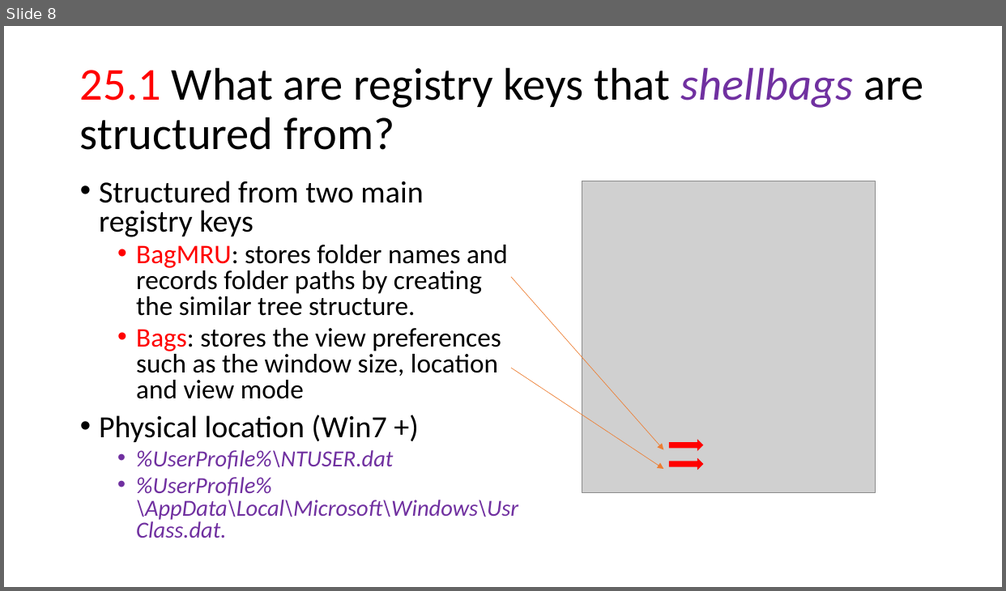
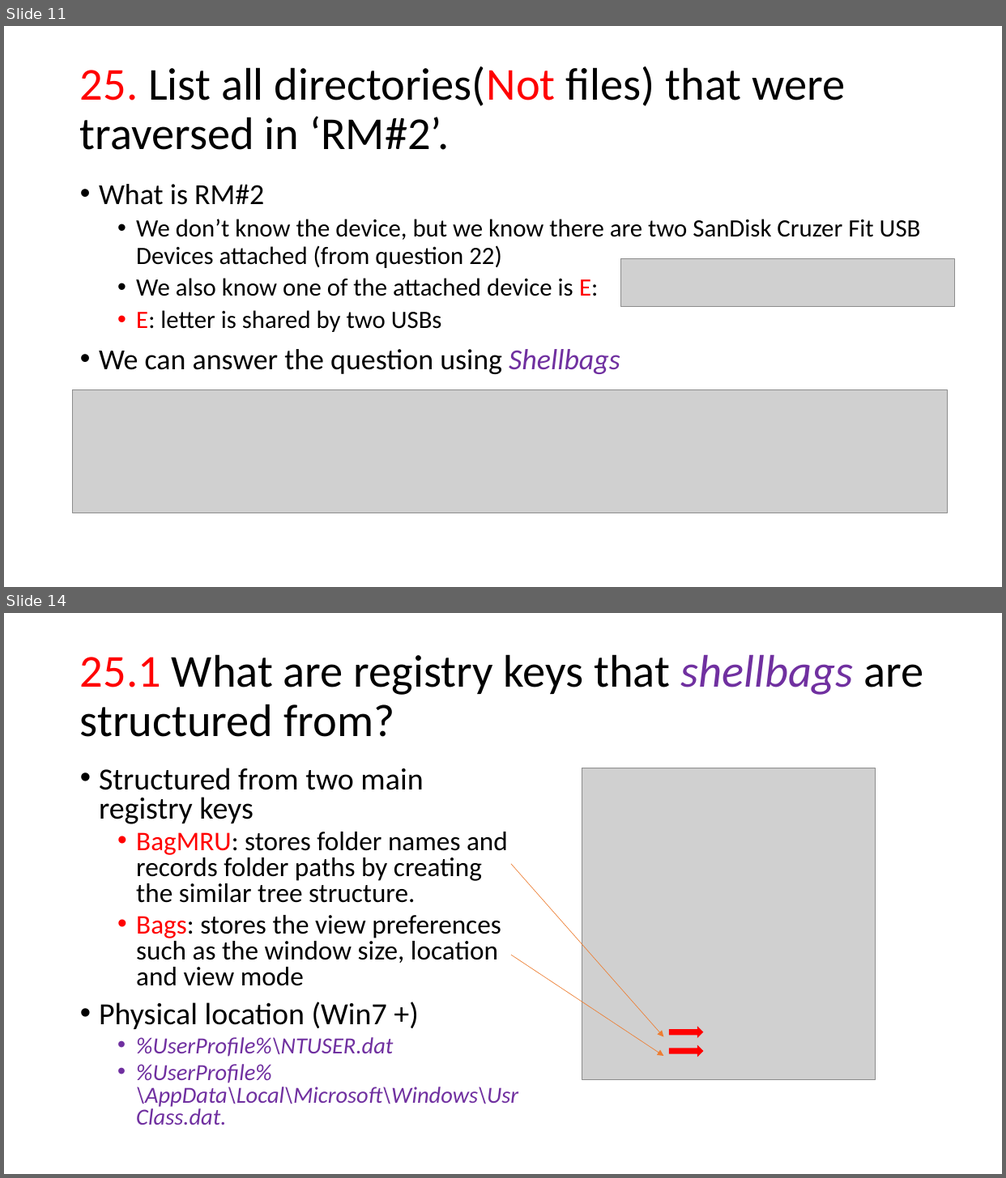
Before and after one commit to frankwxu/digital-forensics-lab, a slide deck: NIST_Data_Leakage_Case/NIST_Data_Leakage_06_Network_Shellbag_Jumplist.pptx. Shown one above the other, each under a label of ours: slide 8 before the commit, slides 11 and 14 after it; the slides between them are not shown. The pictures are 1006x591 and 1006x1178 pixels, drawn with LibreOffice and Linux fonts; fonts in the diff are those of the drawing; grey boxes stand for pictures; background and template pictures are left out. Boxes give left, top, right and bottom in pixels: in the first picture for what was removed or moved away, otherwise in the second. Text is boxed around its words. In the diff, an @@ line names an element or a change of style, - is before the commit and + after.

```diff
--- a/NIST_Data_Leakage_Case/NIST_Data_Leakage_06_Network_Shellbag_Jumplist.pptx
+++ b/NIST_Data_Leakage_Case/NIST_Data_Leakage_06_Network_Shellbag_Jumplist.pptx
@@ slide 11 added at [4, 26, 1002, 587], background #FFFFFF @@
@@ title added at [80, 66, 845, 150], 44 pt, text #000000 @@
+25. List all directories(Not files) that were traversed in ‘RM#2’.
@@ text added at [99, 184, 921, 374], 24 pt, text #000000 @@
+• What is RM#2
+  • We don’t know the device, but we know there are two SanDisk Cruzer Fit USB Devices attached (from question 22)
+  • We also know one of the attached device is E:
+  • E: letter is shared by two USBs
+• We can answer the question using Shellbags
@@ picture added at [621, 258, 955, 307] @@
@@ picture added at [73, 390, 948, 514] @@
@@ what was slide 8 is now slide 14 @@
```
Also in this commit, not shown: 10 slides changed, 8 other slides added, 1 slide removed, 1 other file.
